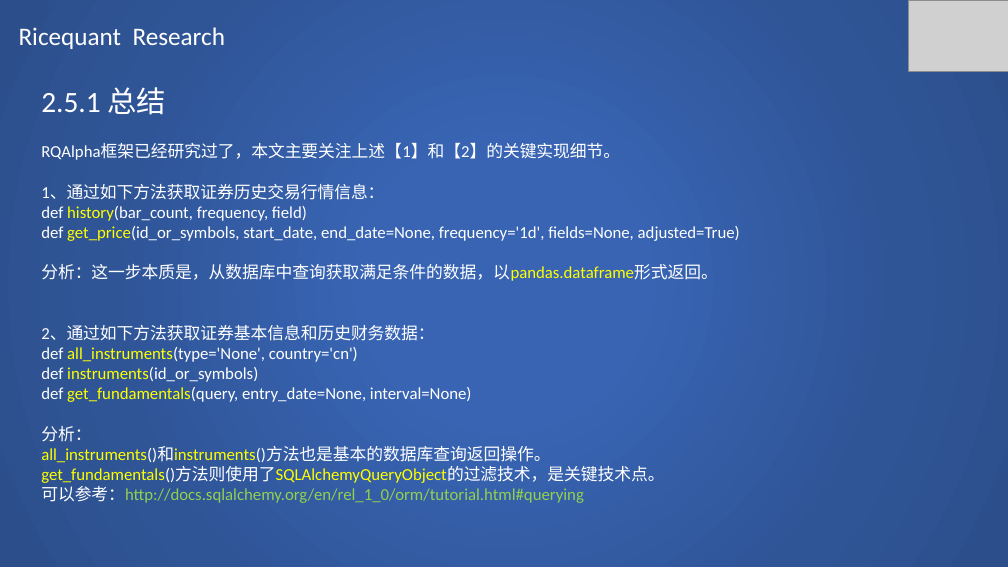
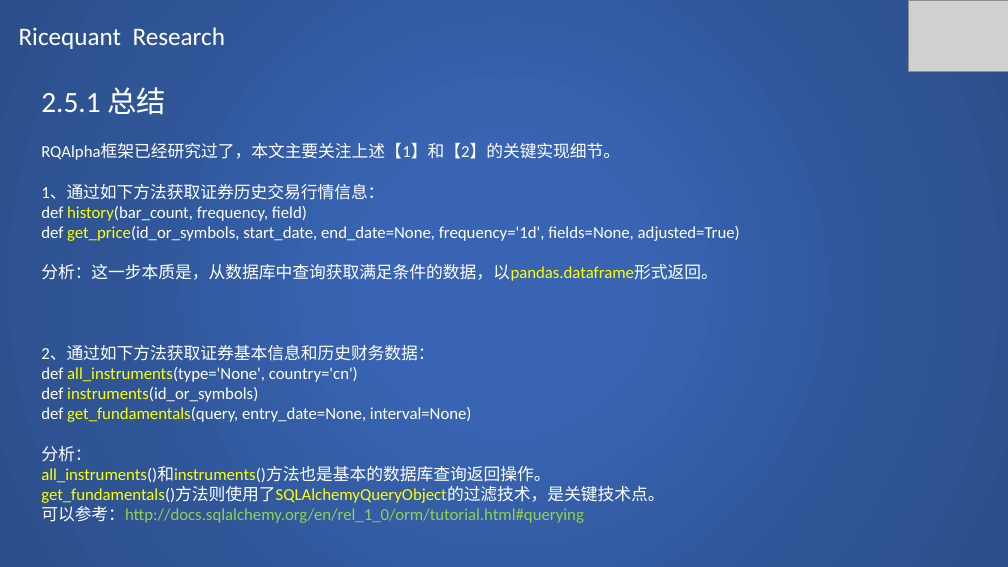
Before and after one commit to SCITLAS/Stellar, a slide deck: slide 80 of Research/ricequant_research.pptx. Drawn at 1008x567 pixels with LibreOffice and Linux fonts; fonts in the diff are those of the drawing; grey boxes stand for pictures. Boxes give left, top, right and bottom in pixels: in the first picture for what was removed or moved away, otherwise in the second. Text is boxed around its words. In the diff, an @@ line names an element or a change of style, - is before the commit and + after.

```diff
--- a/Research/ricequant_research.pptx
+++ b/Research/ricequant_research.pptx
@@ text "2.5.1 总结" rewrapped from (41, 87, 740, 503) to (41, 87, 740, 523) @@
```
Also in this commit, not shown: 6 other files.
